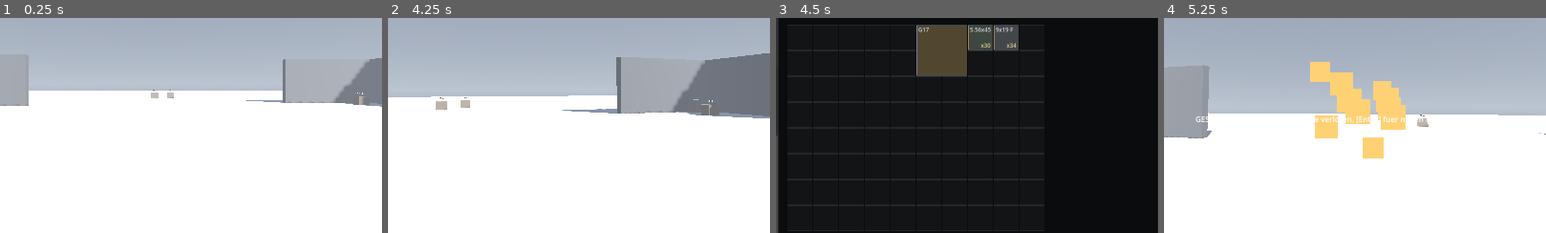
Above: before the commit, frames 1-4 (left to right).
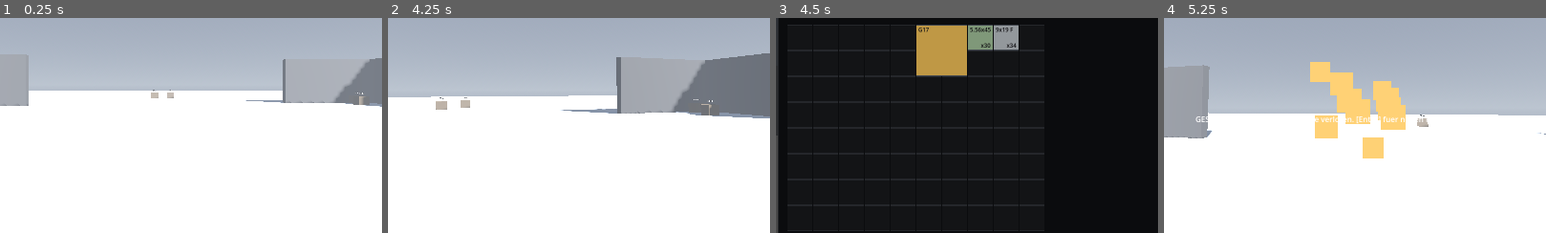
Above: after the commit, the same moments.

Repository: Saturn-Owner/Extraction-Shooter
Game: Godot game, scene res://scenes/levels/raid_eisstadt.tscn
Two runs of this game, one before a commit and one after it. Both use one fixed random seed, a clock stepped at 60 frames per second and the inputs below.
Inputs (mouse positions are % of the whole screen's width and height, from its top left):
- Up to frame 1 (0.25 s): no input
- Up to frame 2 (4.25 s): tap Enter at 0.5 s; move the mouse to (55, 50) at 0.52 s; hold Ctrl (crouch) 0.53-1.28 s; hold W (move_forward) from 0.53 s (still down); click (55, 50) at 0.67 s; tap Space (jump) at 0.77, 1.52, 3.02, 3.77 s; move the mouse to (45, 50) at 1.27 s; click (45, 50) at 1.35 s; move the mouse to (52, 48) at 2.02 s; tap B (fire_mode) at 2.1 s; move the mouse to (49, 52) at 2.77 s; tap Shift (sprint) at 2.85 s; click (49, 52) at 2.92 s; move the mouse to (57, 51) at 3.52 s; tap F at 3.6 s
- Up to frame 3 (4.5 s): keep holding W (move_forward); move the mouse to (42, 49) at 4.27 s; tap Tab at 4.35 s
- Up to frame 4 (5.25 s): tap Space (jump) at 4.52 s; move the mouse to (60, 60) at 5.02 s; release W (move_forward) at 5.03 s; hold S (move_back) from 5.03 s (still down); tap K at 5.1 s; click (60, 60) at 5.17 s
The pictures show only the part of the screen within x 30-80%, y 34-84%; the shares and areas given below are measured in that part.

Frames 1-2 are identical in both runs. In frame 3, 4.5% of the frame differs, in the area x 36-64%, y 3-27%; in frame 4, nothing differs.

Commit message:
Platten drehbar, Aufleuchten statt Springen, Seltenheit auf der ganzen Flaeche
- plate_class4: can_rotate war false, deshalb griff R dort nicht. Eine
  Platte darf im Rucksack quer liegen
- Das Herausspringen beim Fund ist fast weg (0.16 -> 0.03). Es sah aus,
  als loese sich der Gegenstand aus seinem Feld; die Aufmerksamkeit kommt
  jetzt aus dem Schein statt aus Bewegung
- Die Seltenheit faerbt jetzt die GANZE Flaeche (0.22 -> 0.78) statt nur
  einen Streifen am Rand. Der Kategoriestreifen ist damit weg - zwei
  Farbsysteme nebeneinander machen das Raster unlesbar
- Schriftfarbe richtet sich nach der Helligkeit des Untergrunds, sonst
  waere heller Text auf Gold nicht mehr lesbar. Gewichtet nach
  wahrgenommener Helligkeit, weil Gruen viel heller wirkt als Blau

Der Test benutzte ausgerechnet die Platte als Beispiel fuer nicht
drehbar. Jetzt der Rucksack - der wird getragen, nicht verstaut.

Co-Authored-By: Claude Opus 4.8 <noreply@anthropic.com>

Diff:
--- a/assets/data/armor/plate_class4.tres
+++ b/assets/data/armor/plate_class4.tres
@@ -10,7 +10,7 @@
 category = 3
 grid_width = 2
 grid_height = 3
-can_rotate = false
+can_rotate = true
 weight_kg = 3.4
 max_stack = 1
 base_price = 18500
--- a/scripts/ui/inventory_grid_view.gd
+++ b/scripts/ui/inventory_grid_view.gd
@@ -43,8 +43,12 @@
 const COLOR_HIGHLIGHT := Color(0.62, 0.66, 0.72)
 
 ## Wie stark die Seltenheitsfarbe den dunklen Grundton einfaerbt.
-## Niedrig halten: Die Farbe soll einordnen, nicht dominieren.
-const RARITY_TINT := 0.22
+##
+## Hoch: Der GANZE Gegenstand traegt seine Seltenheit, nicht nur ein
+## Streifen am Rand. Man soll eine goldene Flaeche im Raster sehen, ohne
+## hinzuschauen. Der dunkle Grundton bleibt beigemischt, damit das Inventar
+## nicht anfaengt zu leuchten wie ein Beutefenster.
+const RARITY_TINT := 0.78
 
 ## Noch nicht durchsuchte Gegenstände: schwarze Umrisse. Der Spieler sieht
 ## Groesse und Lage, aber nicht, was es ist.
@@ -66,11 +70,16 @@
 }
 
 ## Wie weit der Gegenstand beim Auftauchen über seine Größe hinauswächst.
-## Nur bei guten Funden — bei jeder Patrone würde das Raster zappeln.
-const POP_SCALE := 0.16
-
-## Farbe je Kategorie — nur noch als schmaler Streifen am linken Rand, damit
-## man Munition von Medizin unterscheidet, ohne dass die Flaeche bunt wird.
+##
+## Bewusst sehr klein: Ein deutliches Herausspringen sah aus, als loese sich
+## der Gegenstand aus seinem Feld. Ein guter Fund soll AUFLEUCHTEN, nicht
+## hüpfen — die Aufmerksamkeit kommt jetzt aus dem Schein, nicht aus Bewegung.
+const POP_SCALE := 0.03
+
+## Farbe je Kategorie. Wird derzeit NICHT gezeichnet: Die Flaeche zeigt die
+## Seltenheit, und zwei Farbsysteme nebeneinander machen das Raster unlesbar.
+## Bleibt erhalten, falls die Kategorie spaeter woanders auftauchen soll —
+## etwa als Symbol oder beim Sortieren im Lager.
 const CATEGORY_COLORS := {
 	ItemData.Category.AMMO: Color(0.62, 0.52, 0.30),
 	ItemData.Category.WEAPON: Color(0.44, 0.50, 0.62),
@@ -424,30 +433,41 @@
 		var pop := sin(PI * progress) * POP_SCALE
 		rect = rect.grow(rect.size.x * pop * 0.5)
 
-	# Dunkler Grundton, leicht in Richtung Seltenheit eingefaerbt.
-	draw_rect(rect, COLOR_ITEM.lerp(rarity_color, RARITY_TINT))
+	# Die ganze Flaeche traegt die Seltenheit.
+	var fill := COLOR_ITEM.lerp(rarity_color, RARITY_TINT)
+	draw_rect(rect, fill)
 
 	if progress >= 0.0:
 		_draw_reveal_glow(rect, rarity_color, progress, data.is_high_value())
 
-	# Schmaler Streifen links: die Kategorie auf einen Blick.
-	var accent: Color = CATEGORY_COLORS.get(data.category, COLOR_ITEM_BORDER)
-	draw_rect(Rect2(rect.position, Vector2(3.0, rect.size.y)), accent)
-
 	var hovered := _hover_stack_id == stack.instance_id
 	draw_rect(rect, COLOR_HIGHLIGHT if hovered else COLOR_ITEM_BORDER, false, 2.0 if hovered else 1.0)
 
 	var font := ThemeDB.fallback_font
 	var font_size := 12
+
+	# Auf goldenem oder rotem Untergrund ist heller Text nicht mehr lesbar.
+	# Die Schrift richtet sich deshalb nach der Helligkeit der Flaeche.
+	var text_color := _readable_on(fill)
 
 	# Name umbrechen, damit er in schmale Gegenstände passt.
 	var text := data.display_name
 	draw_string(font, rect.position + Vector2(4, 14), text,
-		HORIZONTAL_ALIGNMENT_LEFT, rect.size.x - 6, font_size, COLOR_TEXT)
+		HORIZONTAL_ALIGNMENT_LEFT, rect.size.x - 6, font_size, text_color)
 
 	# Stückzahl unten rechts, wie in Tarkov.
 	if stack.quantity > 1:
 		var count := "x%d" % stack.quantity
 		var width := font.get_string_size(count, HORIZONTAL_ALIGNMENT_LEFT, -1, font_size).x
 		draw_string(font, rect.position + Vector2(rect.size.x - width - 4, rect.size.y - 5),
-			count, HORIZONTAL_ALIGNMENT_LEFT, -1, font_size, COLOR_COUNT)
+			count, HORIZONTAL_ALIGNMENT_LEFT, -1, font_size, text_color)
+
+
+## Schriftfarbe, die auf diesem Untergrund lesbar bleibt.
+##
+## Die Gewichtung folgt der wahrgenommenen Helligkeit: Gruen wirkt viel
+## heller als Blau, obwohl der Zahlenwert derselbe sein kann. Ohne diese
+## Gewichtung waere Text auf Gold schlecht lesbar und auf Blau unnoetig dunkel.
+static func _readable_on(background: Color) -> Color:
+	var luminance := 0.2126 * background.r + 0.7152 * background.g + 0.0722 * background.b
+	return Color(0.06, 0.06, 0.07) if luminance > 0.45 else COLOR_TEXT
--- a/tests/verify_inventory.gd
+++ b/tests/verify_inventory.gd
@@ -98,10 +98,19 @@
 	_check(grid.get_stack_at(1, 4) == rifle, "Feld unten gehört jetzt zum Gewehr")
 	_check(grid.get_stack_at(4, 0) == null, "Feld rechts ist wieder frei")
 
-	# Platte darf sich laut Vorlage nicht drehen.
+	# Ein Rucksack darf sich laut Vorlage nicht drehen — er wird getragen,
+	# nicht verstaut. (Die Schutzplatte war hier frueher das Beispiel; sie
+	# ist inzwischen drehbar, weil sie im Rucksack quer liegen darf.)
+	var pack := ItemStack.create(&"backpack_small")
+	grid.place(pack, 6, 0)
+	_check(not grid.rotate_item(pack.instance_id), "nicht drehbarer Rucksack bleibt ungedreht")
+
+	# Und die Platte muss sich jetzt umgekehrt WIRKLICH drehen lassen.
+	var plate_grid := InventoryGrid.new(6, 6)
 	var plate := ItemStack.create(&"plate_class4_front")
-	grid.place(plate, 6, 0)
-	_check(not grid.rotate_item(plate.instance_id), "nicht drehbare Platte bleibt ungedreht")
+	plate_grid.place(plate, 0, 0)
+	_check(plate_grid.rotate_item(plate.instance_id), "Schutzplatte laesst sich drehen")
+	_check(plate.get_size() == Vector2i(3, 2), "und liegt dann quer (3x2)")
 
 	# Drehen muss scheitern, wenn kein Platz da ist — und dann sauber zurückrollen.
 	var narrow := InventoryGrid.new(5, 2)
